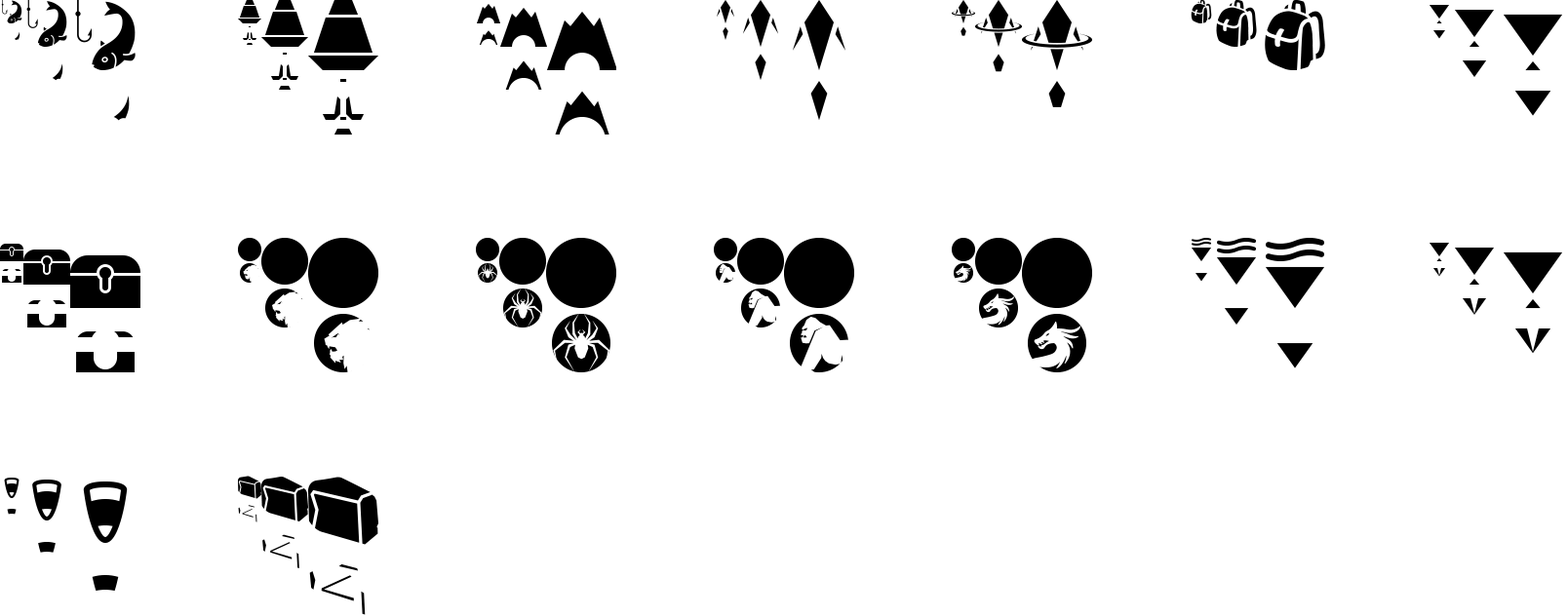
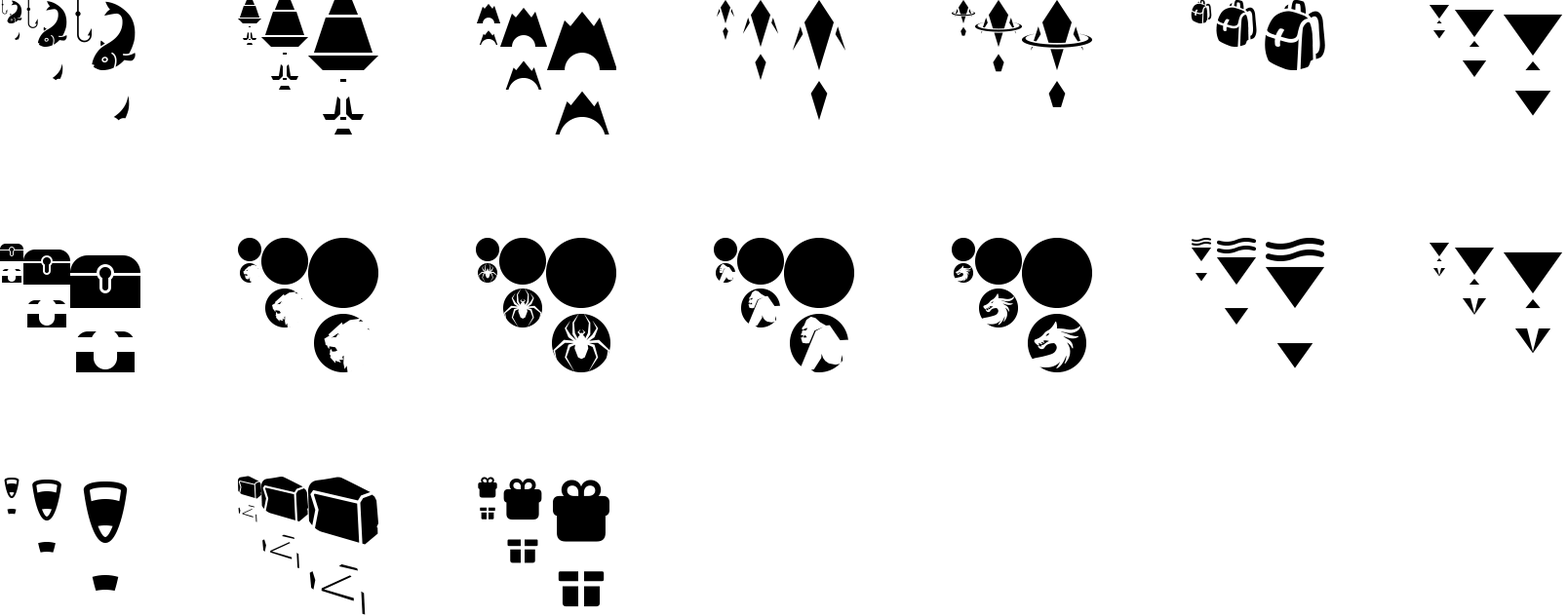
The second (1568, 616) image is a revision of the first. Changes to its layers:
added group "Gift" (1st of 2) with 3 layers above "Loot Crate" over [477, 476, 610, 608]
added layer "Gif@3x" in group "Gift" over [552, 479, 610, 608]
added layer "Gift@2x" in group "Gift" over [503, 478, 543, 564]
added layer "Gift" (2nd of 2, in "Gift") in group "Gift" over [477, 476, 498, 520]
